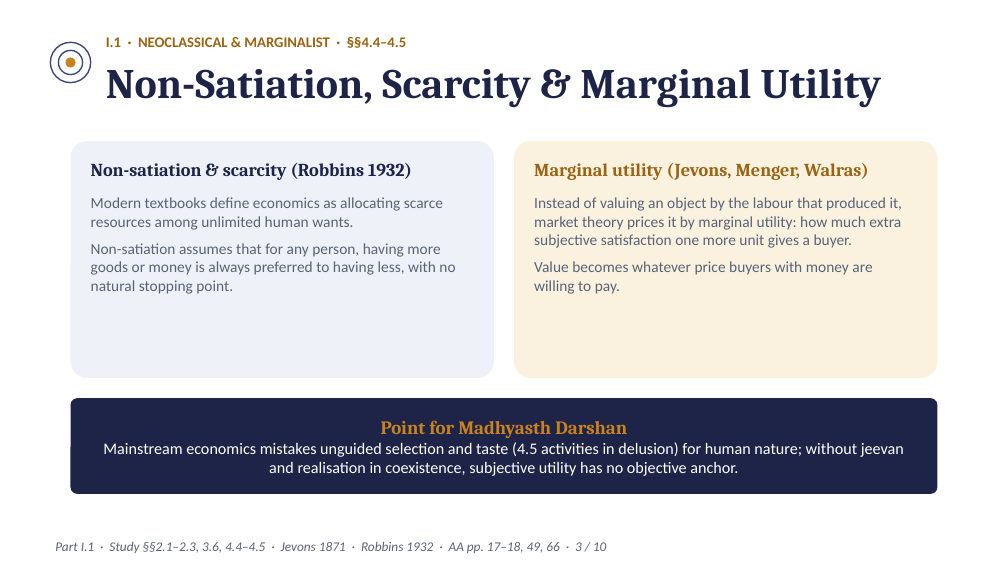
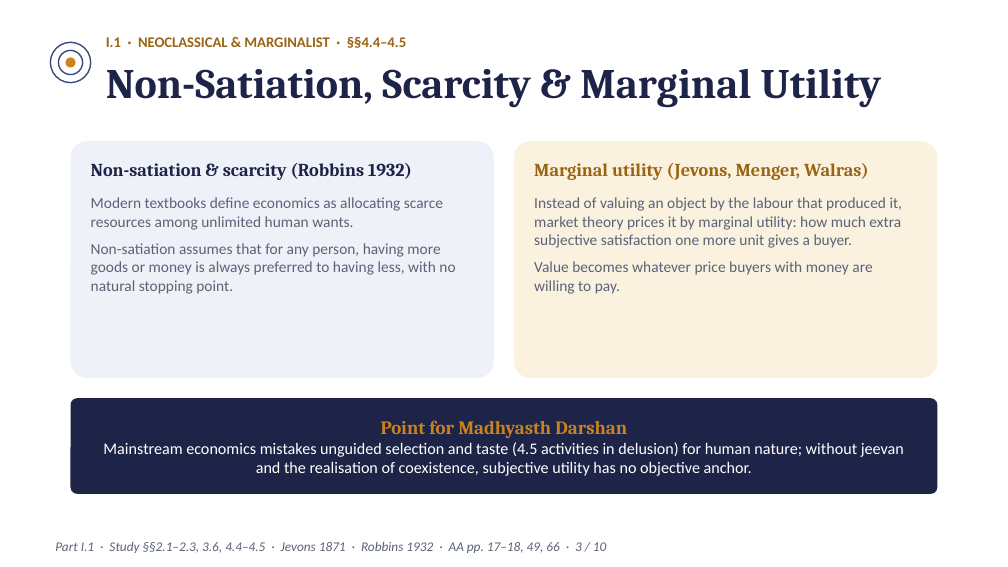
Before and after one commit to raghavamohan/AnalyticMadhyasthDarshan, a slide deck: slide 3 of Studies/Prosperity-Economics-And-Right-Use/Modern-Economic-Concepts-For-Madhyasth-Darshan-Readers.pptx. Drawn at 1008x567 pixels with LibreOffice and Linux fonts; fonts in the diff are those of the drawing. Boxes give left, top, right and bottom in pixels: in the first picture for what was removed or moved away, otherwise in the second. Text is boxed around its words. In the diff, an @@ line names an element or a change of style, - is before the commit and + after.

Commit message:
Refine Prosperity Economics and Right Use flow, prose, and companion decks

```diff
--- a/Studies/Prosperity-Economics-And-Right-Use/Modern-Economic-Concepts-For-Madhyasth-Darshan-Readers.pptx
+++ b/Studies/Prosperity-Economics-And-Right-Use/Modern-Economic-Concepts-For-Madhyasth-Darshan-Readers.pptx
@@ text at bbox=[103, 442, 904, 476]: text changed @@
-Mainstream economics mistakes unguided selection and taste (4.5 activities in delusion) for human nature; without jeevan and realisation in coexistence, subjective utility has no objective anchor.
+Mainstream economics mistakes unguided selection and taste (4.5 activities in delusion) for human nature; without jeevan and the realisation of coexistence, subjective utility has no objective anchor.
```
Also in this commit, not shown: 3 other slides changed, 15 other files.
